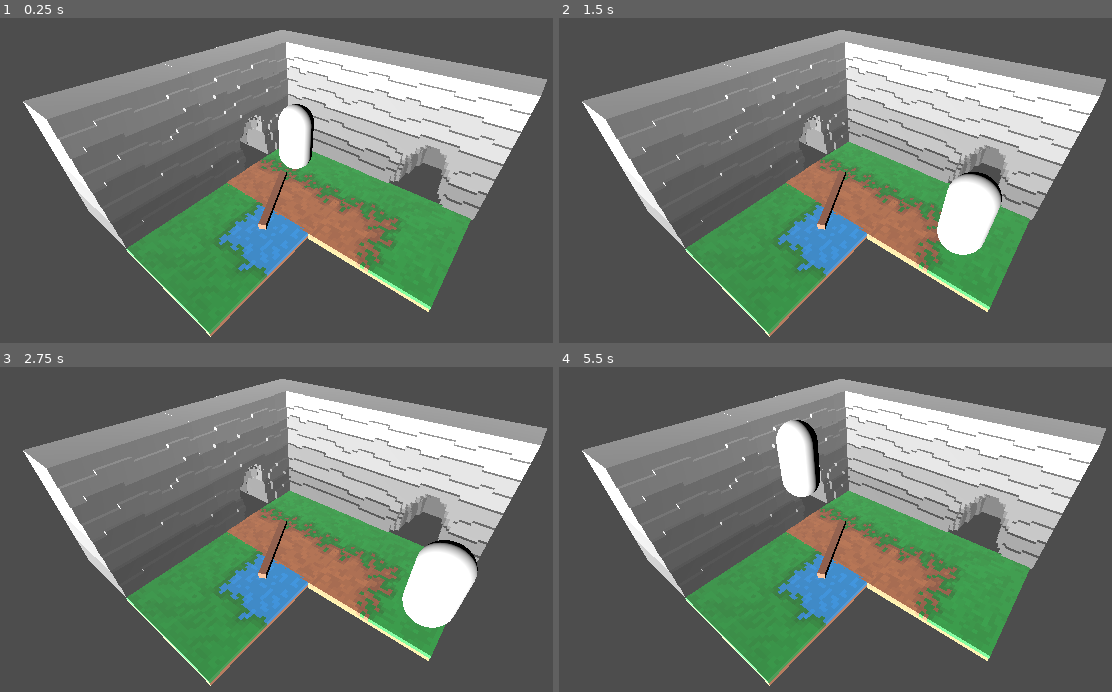
Above: before the commit, frames 1-4 (two rows, left to right).
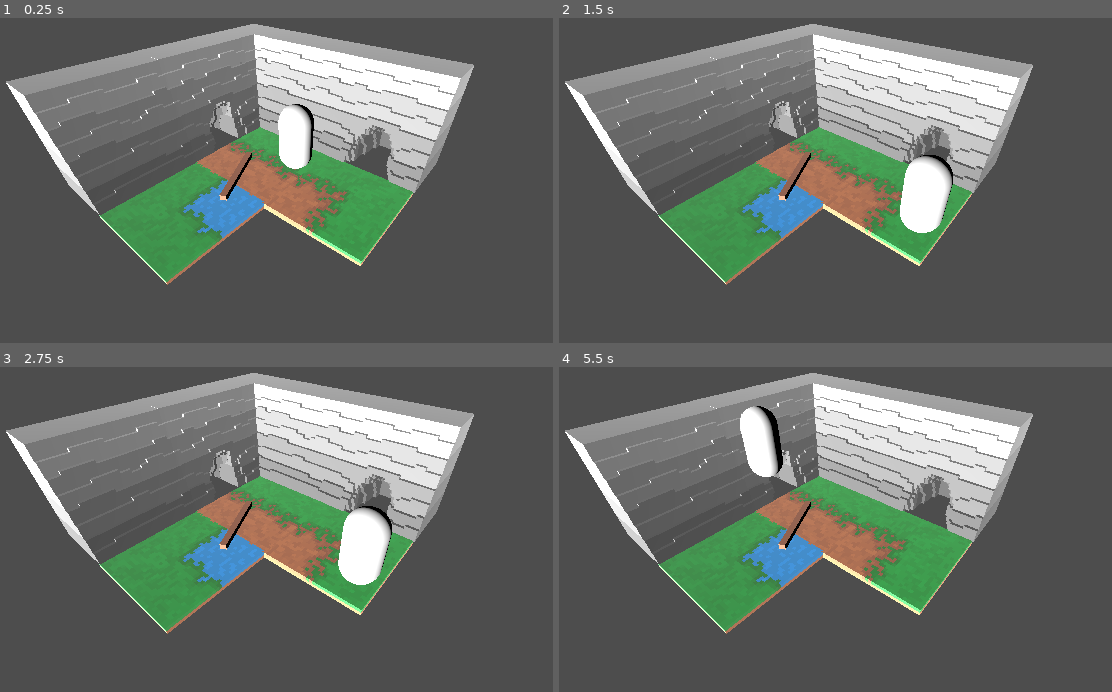
Above: after the commit, the same moments.

Repository: Flaxen/KGS-GJ-01
Game: Godot game, scene res://scenes/alex_map.tscn
The game is run twice, just before and just after one commit, with the same random seed, the same clock (stepped at 60 frames per second) and the same inputs.
Inputs:
- Up to frame 1 (0.25 s): no input
- Up to frame 2 (1.5 s): tap Enter (ui_accept) at 0.5, 0.77 s; hold Right (ui_right) 0.53-1.28 s; hold Down (ui_down) from 1.28 s (still down)
- Up to frame 3 (2.75 s): tap Enter (ui_accept) at 1.52 s; release Down (ui_down) at 2.03 s; hold Right (ui_right) from 2.03 s (still down)
- Up to frame 4 (5.5 s): tap Enter (ui_accept) at 2.75, 3.02, 3.77, 4.52, 5 s; release Right (ui_right) at 2.78 s; hold Up (ui_up) 2.78-3.53 s; hold Left (ui_left) 3.53-5.03 s; hold Down (ui_down) from 5.03 s (still down)

The runs differ from the first frame. In frame 1, 32% of the frame differs, in the area x 1-99%, y 1-99%; in frame 2, 34%; in frame 3, 34%; in frame 4, 34%.

Commit message:
start of map spawner

Diff:
--- /dev/null
+++ b/map_spawner.gd
@@ -0,0 +1,21 @@
+extends Node3D
+
+@export var map_block: PackedScene
+var current_map
+
+func spawn_new_map():
+	var mb = map_block.instantiate()
+	self.add_child(mb)
+	print("spawned map " + mb.name)
+
+	var door_zones = mb.get_child(0).get_children()
+	return mb
+
+# Called when the node enters the scene tree for the first time.
+func _ready():
+	current_map = spawn_new_map()
+
+
+# Called every frame. 'delta' is the elapsed time since the previous frame.
+func _process(delta):
+	pass
--- a/scenes/alex_map.tscn
+++ b/scenes/alex_map.tscn
@@ -1,16 +1,18 @@
-[gd_scene load_steps=4 format=3 uid="uid://cwrmtmviupasq"]
+[gd_scene load_steps=5 format=3 uid="uid://cwrmtmviupasq"]
 
-[ext_resource type="PackedScene" path="res://scenes/mapblock1.tscn" id="2_1en6r"]
+[ext_resource type="Script" uid="uid://2sx24w7hyudc" path="res://scripts/alex_map.gd" id="1_huetp"]
+[ext_resource type="PackedScene" uid="uid://b4w6jfh3ngm2c" path="res://scenes/map_spawner.tscn" id="3_huetp"]
 [ext_resource type="PackedScene" uid="uid://c70e4c6o1bkdi" path="res://scenes/character_temp.tscn" id="6_1rrwx"]
 
 [sub_resource type="CapsuleMesh" id="CapsuleMesh_2q81j"]
 
 [node name="alex_map" type="Node3D"]
+script = ExtResource("1_huetp")
 
 [node name="character_temp" parent="." instance=ExtResource("6_1rrwx")]
 transform = Transform3D(1, 0, 0, 0, 1, 0, 0, 0, 1, -1.83467, 1.49317, -0.393256)
 
-[node name="MeshInstance3D" type="MeshInstance3D" parent="character_temp"]
+[node name="MeshInstance3D2" type="MeshInstance3D" parent="character_temp"]
 mesh = SubResource("CapsuleMesh_2q81j")
 
 [node name="Camera3D" type="Camera3D" parent="."]
@@ -25,5 +27,4 @@
 light_specular = 3.909
 sky_mode = 1
 
-[node name="mapblock1" parent="." instance=ExtResource("2_1en6r")]
-transform = Transform3D(1, 0, 0, 0, 1, 0, 0, 0, 1, 1.61766, 0, 0.100839)
+[node name="map_spawner" parent="." instance=ExtResource("3_huetp")]
--- /dev/null
+++ b/scenes/map_spawner.tscn
@@ -0,0 +1,8 @@
+[gd_scene load_steps=3 format=3 uid="uid://b4w6jfh3ngm2c"]
+
+[ext_resource type="Script" uid="uid://n0t0m6o88yy1" path="res://map_spawner.gd" id="1_qgho1"]
+[ext_resource type="PackedScene" uid="uid://b7ye1opacvy2e" path="res://scenes/mapblock1.tscn" id="2_in841"]
+
+[node name="map_spawner" type="Node3D"]
+script = ExtResource("1_qgho1")
+map_block = ExtResource("2_in841")
--- a/scenes/mapblock1.tscn
+++ b/scenes/mapblock1.tscn
@@ -7,11 +7,20 @@
 [ext_resource type="PackedScene" uid="uid://cqffbfsdgr713" path="res://assets/Mountains/mountain-cave.gltf" id="5_yvrvy"]
 [ext_resource type="PackedScene" uid="uid://cw3kfy1y53sls" path="res://assets/Mountains/mountain-side-1.gltf" id="6_856gw"]
 [ext_resource type="PackedScene" uid="uid://bypucw5wsiqrn" path="res://assets/Mountains/mountain-edge-inner-1.gltf" id="7_ej7fh"]
+[ext_resource type="PackedScene" uid="uid://dmw87stuo5e7x" path="res://scenes/door_zone.tscn" id="8_856gw"]
 
 [sub_resource type="BoxShape3D" id="BoxShape3D_ckmnm"]
 size = Vector3(6.29887, 1, 7.35092)
 
 [node name="mapblock1" type="Node3D"]
+
+[node name="door_zones" type="Node3D" parent="."]
+
+[node name="door_zone" parent="door_zones" instance=ExtResource("8_856gw")]
+transform = Transform3D(1, 0, 0, 0, 1, 0, 0, 0, 1, -5.45653, 0.292544, -0.417651)
+
+[node name="door_zone2" parent="door_zones" instance=ExtResource("8_856gw")]
+transform = Transform3D(1, 0, 0, 0, 1, 0, 0, 0, 1, -0.197014, 0.671936, -2.4189)
 
 [node name="terrain" type="Node3D" parent="."]
 
--- /dev/null
+++ b/scripts/alex_map.gd
@@ -0,0 +1,8 @@
+extends Node3D
+
+# Called when the node enters the scene tree for the first time.
+func _ready():
+	pass
+# Called every frame. 'delta' is the elapsed time since the previous frame.
+func _process(delta):
+	pass
Not shown, added: map_spawner.gd.uid
Not shown: 1 places in scenes/mapblock1.tscn that only renumber resources
Not shown, added: scripts/alex_map.gd.uid
Not shown, added: scenes/map_spawner.tscn18774365432.tmp
Not shown, added: scenes/map_spawner.tscn18785852479.tmp
